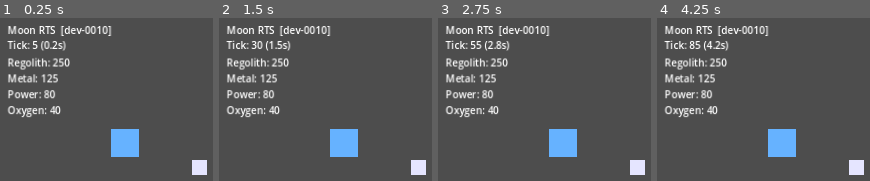
Above: before the commit, frames 1-4 (left to right).
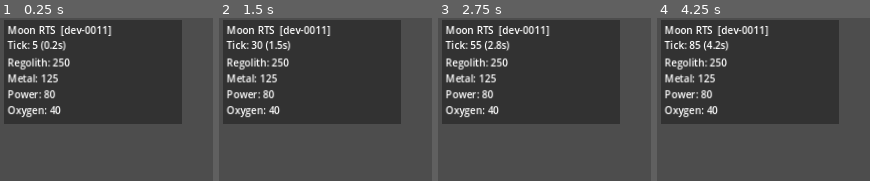
Above: after the commit, the same moments.

Repository: gitgrahamdunn/MoonIsState
Game: Godot game, scene res://scenes/game/Main.tscn
Same seed, same stepped clock (60 frames per second), same inputs: the game is played once before the commit and once after it.
Inputs (mouse positions are in pixels of both pictures, inside the frame that each line leads up to):
- Up to frame 1 (0.25 s): no input
- Up to frame 2 (1.5 s): move the mouse to (outside the picture) at 0.52 s; click (outside the picture) at 0.67 s; drag from (outside the picture) to (outside the picture) at 1.27 s
- Up to frame 3 (2.75 s): move the mouse to (outside the picture) at 2.02 s; click (outside the picture) at 2.17 s
- Up to frame 4 (4.25 s): drag from (outside the picture) to (816, 176) at 2.77 s; move the mouse to (outside the picture) at 3.52 s; click (outside the picture) at 3.67 s

The runs differ from the first frame. In frame 1, 50% of the frame differs, in the area x 1-98%, y 1-97%; in frame 2, 50%; in frame 3, 50%; in frame 4, 50%.
Error after the commit: Parse Error: Function "draw_ellipse()" not found in base self. (res://scripts/components/unit_view.gd:38)

Commit message:
Polish procedural unit/building visuals and HUD panel

Diff:
--- a/scenes/buildings/BuildingView.tscn
+++ b/scenes/buildings/BuildingView.tscn
@@ -4,5 +4,3 @@
 
 [node name="BuildingView" type="Node2D"]
 script = ExtResource("1_by6dq")
-
-[node name="Sprite2D" type="Sprite2D" parent="."]
--- a/scenes/game/Main.tscn
+++ b/scenes/game/Main.tscn
@@ -22,6 +22,16 @@
 anchor_bottom = 1.0
 grow_horizontal = 2
 grow_vertical = 2
+mouse_filter = 2
+
+
+[node name="HUDPanel" type="ColorRect" parent="UILayer/HUD"]
+layout_mode = 0
+offset_left = 6.0
+offset_top = 4.0
+offset_right = 292.0
+offset_bottom = 170.0
+color = Color(0, 0, 0, 0.35)
 mouse_filter = 2
 
 [node name="TitleLabel" type="Label" parent="UILayer/HUD"]
--- a/scenes/units/UnitView.tscn
+++ b/scenes/units/UnitView.tscn
@@ -6,7 +6,5 @@
 [node name="UnitView" type="Node2D"]
 script = ExtResource("1_fut4u")
 
-[node name="Sprite2D" type="Sprite2D" parent="."]
-
 [node name="SelectionRing" type="Node2D" parent="."]
 script = ExtResource("2_6m3l3")
--- a/scripts/components/building_view.gd
+++ b/scripts/components/building_view.gd
@@ -1,15 +1,52 @@
 extends Node2D
 
-const BUILDING_SIZE := Vector2i(44, 44)
+const BASE_SIZE: Vector2 = Vector2(50.0, 38.0)
 
 @export var entity_id: int = -1
 
-@onready var sprite: Sprite2D = $Sprite2D
-
 func _ready() -> void:
-	_ensure_placeholder_texture()
 	Sim.entity_updated.connect(_on_entity_updated)
 	_update_from_sim()
+
+func _draw() -> void:
+	var e: Dictionary = Sim.get_entity(entity_id)
+	var def_id: StringName = e.get("def_id", &"") as StringName
+
+	draw_ellipse(Vector2(0.0, 20.0), Vector2(32.0, 12.0), Color(0.0, 0.0, 0.0, 0.25))
+	if def_id == &"solar_array":
+		_draw_solar_array()
+	else:
+		_draw_command_dome()
+
+func _draw_command_dome() -> void:
+	var body_rect: Rect2 = Rect2(Vector2(-BASE_SIZE.x * 0.5, -BASE_SIZE.y * 0.5), BASE_SIZE)
+	draw_rect(body_rect, Color(0.44, 0.52, 0.64, 1.0), true)
+	draw_rect(body_rect, Color(0.13, 0.17, 0.23, 1.0), false, 2.0)
+
+	var corner_radius: float = 7.0
+	draw_circle(body_rect.position + Vector2(corner_radius, corner_radius), corner_radius, Color(0.44, 0.52, 0.64, 1.0))
+	draw_circle(body_rect.position + Vector2(body_rect.size.x - corner_radius, corner_radius), corner_radius, Color(0.44, 0.52, 0.64, 1.0))
+	draw_circle(body_rect.position + Vector2(corner_radius, body_rect.size.y - corner_radius), corner_radius, Color(0.44, 0.52, 0.64, 1.0))
+	draw_circle(body_rect.position + Vector2(body_rect.size.x - corner_radius, body_rect.size.y - corner_radius), corner_radius, Color(0.44, 0.52, 0.64, 1.0))
+
+	draw_circle(Vector2(0.0, -22.0), 14.0, Color(0.58, 0.77, 0.92, 0.95))
+	draw_arc(Vector2(0.0, -22.0), 14.0, PI, TAU, 32, Color(0.1, 0.16, 0.24, 1.0), 2.0)
+
+func _draw_solar_array() -> void:
+	var base_rect: Rect2 = Rect2(Vector2(-15.0, -10.0), Vector2(30.0, 20.0))
+	draw_rect(base_rect, Color(0.46, 0.5, 0.56, 1.0), true)
+	draw_rect(base_rect, Color(0.12, 0.14, 0.2, 1.0), false, 2.0)
+
+	_draw_panel(Vector2(-20.0, -18.0), Vector2(22.0, 12.0))
+	_draw_panel(Vector2(2.0, -20.0), Vector2(22.0, 12.0))
+	_draw_panel(Vector2(24.0, -18.0), Vector2(18.0, 10.0))
+
+func _draw_panel(position: Vector2, size: Vector2) -> void:
+	var panel_rect: Rect2 = Rect2(position, size)
+	draw_rect(panel_rect, Color(0.22, 0.43, 0.72, 0.98), true)
+	draw_rect(panel_rect, Color(0.62, 0.84, 1.0, 0.9), false, 1.5)
+	var grid_y: float = panel_rect.position.y + panel_rect.size.y * 0.5
+	draw_line(Vector2(panel_rect.position.x, grid_y), Vector2(panel_rect.end.x, grid_y), Color(0.7, 0.9, 1.0, 0.55), 1.0)
 
 func _on_entity_updated(updated_entity_id: int) -> void:
 	if updated_entity_id != entity_id:
@@ -19,16 +56,8 @@
 func _update_from_sim() -> void:
 	if entity_id < 0:
 		return
-	var entity := Sim.get_entity(entity_id)
+	var entity: Dictionary = Sim.get_entity(entity_id)
 	if entity.is_empty():
 		return
-	global_position = entity.get("pos", global_position)
-
-func _ensure_placeholder_texture() -> void:
-	if sprite.texture != null:
-		return
-	var image := Image.create(BUILDING_SIZE.x, BUILDING_SIZE.y, false, Image.FORMAT_RGBA8)
-	image.fill(Color(0.4, 0.7, 1.0, 1.0))
-	var texture := ImageTexture.create_from_image(image)
-	sprite.texture = texture
-	sprite.centered = true
+	global_position = entity.get("pos", global_position) as Vector2
+	queue_redraw()
--- a/scripts/components/unit_view.gd
+++ b/scripts/components/unit_view.gd
@@ -1,21 +1,25 @@
 extends Node2D
 
-const BODY_RADIUS: float = 12.0
+const BODY_RADIUS: float = 15.0
+const SHADOW_SIZE: Vector2 = Vector2(26.0, 10.0)
+const SELECTION_BASE_RADIUS: float = 26.0
 
 @export var entity_id: int = -1
 
 var _selected: bool = false
-
-@onready var sprite: Sprite2D = $Sprite2D
+var _t: float = 0.0
 
 func _ready() -> void:
 	add_to_group("unit_views")
-	_ensure_placeholder_texture()
 	Sim.entity_updated.connect(_on_entity_updated)
 	_update_from_sim()
 
 func _exit_tree() -> void:
 	remove_from_group("unit_views")
+
+func _process(delta: float) -> void:
+	_t += delta
+	queue_redraw()
 
 func get_entity_id() -> int:
 	return entity_id
@@ -30,8 +34,46 @@
 	queue_redraw()
 
 func _draw() -> void:
+	draw_set_transform(Vector2.ZERO, 0.0, Vector2.ONE)
+	draw_ellipse(Vector2(0.0, 11.0), SHADOW_SIZE, Color(0.0, 0.0, 0.0, 0.28))
+
+	var body_color: Color = Color(0.77, 0.86, 0.96, 1.0)
+	var outline_color: Color = Color(0.14, 0.2, 0.28, 1.0)
+	draw_circle(Vector2.ZERO, BODY_RADIUS, body_color)
+	draw_arc(Vector2.ZERO, BODY_RADIUS, 0.0, TAU, 48, outline_color, 2.0)
+
+	var visor_center: Vector2 = Vector2(0.0, -2.0)
+	draw_circle(visor_center, 5.0, Color(0.3, 0.42, 0.56, 1.0))
+	draw_arc(visor_center, 5.0, 0.0, TAU, 24, Color(0.64, 0.81, 0.95, 0.9), 1.6)
+
 	if _selected:
-		draw_arc(Vector2.ZERO, 26.0, 0.0, TAU, 48, Color(1.0, 1.0, 1.0, 1.0), 2.0)
+		var pulse: float = sin(_t * 4.0) * 2.0
+		var ring_radius: float = SELECTION_BASE_RADIUS + pulse
+		draw_arc(Vector2.ZERO, ring_radius, 0.0, TAU, 64, Color(0.62, 0.98, 0.62, 0.95), 2.0)
+
+	_draw_direction_indicator()
+
+func _draw_direction_indicator() -> void:
+	if entity_id < 0:
+		return
+	var e: Dictionary = Sim.get_entity(entity_id)
+	if e.is_empty():
+		return
+	var has_move_target: bool = bool(e.get("has_move_target", false))
+	if not has_move_target:
+		return
+
+	var pos: Vector2 = e.get("pos", global_position) as Vector2
+	var target: Vector2 = e.get("move_target", pos) as Vector2
+	var direction: Vector2 = (target - pos).normalized()
+	if direction == Vector2.ZERO:
+		return
+
+	var tip: Vector2 = direction * (BODY_RADIUS + 6.0)
+	var side: Vector2 = direction.orthogonal() * 3.0
+	var back: Vector2 = direction * (BODY_RADIUS - 1.0)
+	var points: PackedVector2Array = PackedVector2Array([tip, back + side, back - side])
+	draw_colored_polygon(points, Color(0.95, 0.95, 1.0, 0.95))
 
 func _on_entity_updated(updated_entity_id: int) -> void:
 	if updated_entity_id != entity_id:
@@ -45,14 +87,3 @@
 	if e.is_empty():
 		return
 	global_position = e.get("pos", global_position) as Vector2
-
-func _ensure_placeholder_texture() -> void:
-	if sprite.texture != null:
-		sprite.centered = true
-		return
-	var diameter: int = int(BODY_RADIUS * 2.0)
-	var image: Image = Image.create(diameter, diameter, false, Image.FORMAT_RGBA8)
-	image.fill(Color(0.9, 0.9, 1.0, 1.0))
-	var texture: ImageTexture = ImageTexture.create_from_image(image)
-	sprite.texture = texture
-	sprite.centered = true
--- a/scripts/core/main.gd
+++ b/scripts/core/main.gd
@@ -1,6 +1,6 @@
 extends Node2D
 
-const BUILD_STAMP: String = "dev-0010"
+const BUILD_STAMP: String = "dev-0011"
 
 @onready var title_label: Label = $UILayer/HUD/TitleLabel
 @onready var tick_label: Label = $UILayer/HUD/TickLabel
Not shown: 1 places in scenes/units/UnitView.tscn that only renumber resources
